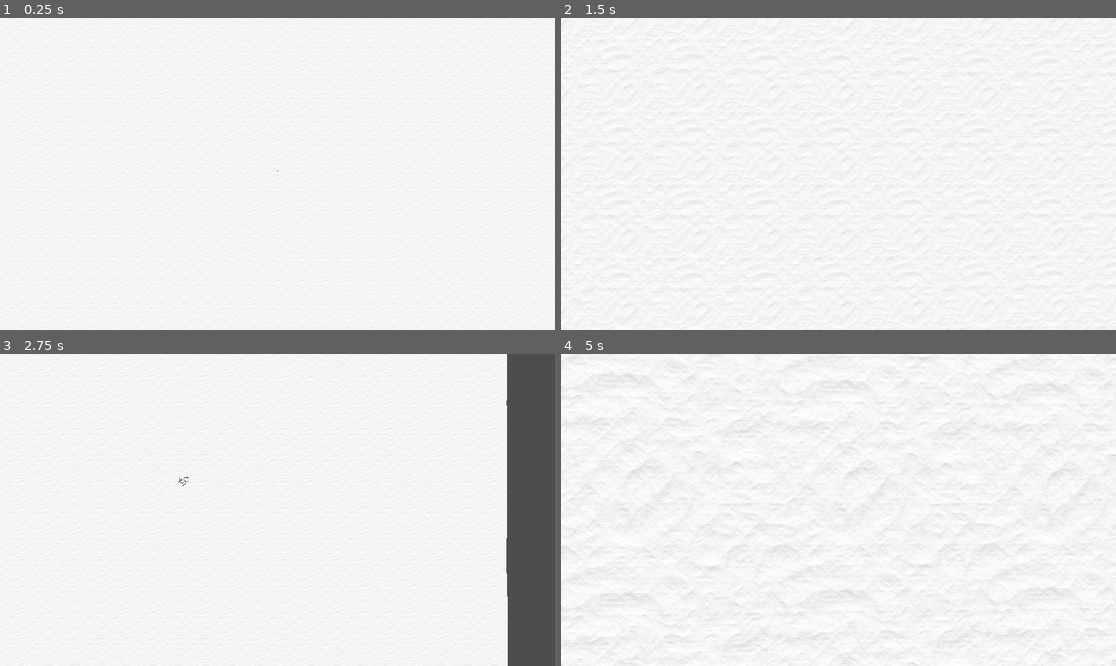
Above: before the commit, frames 1-4 (two rows, left to right).
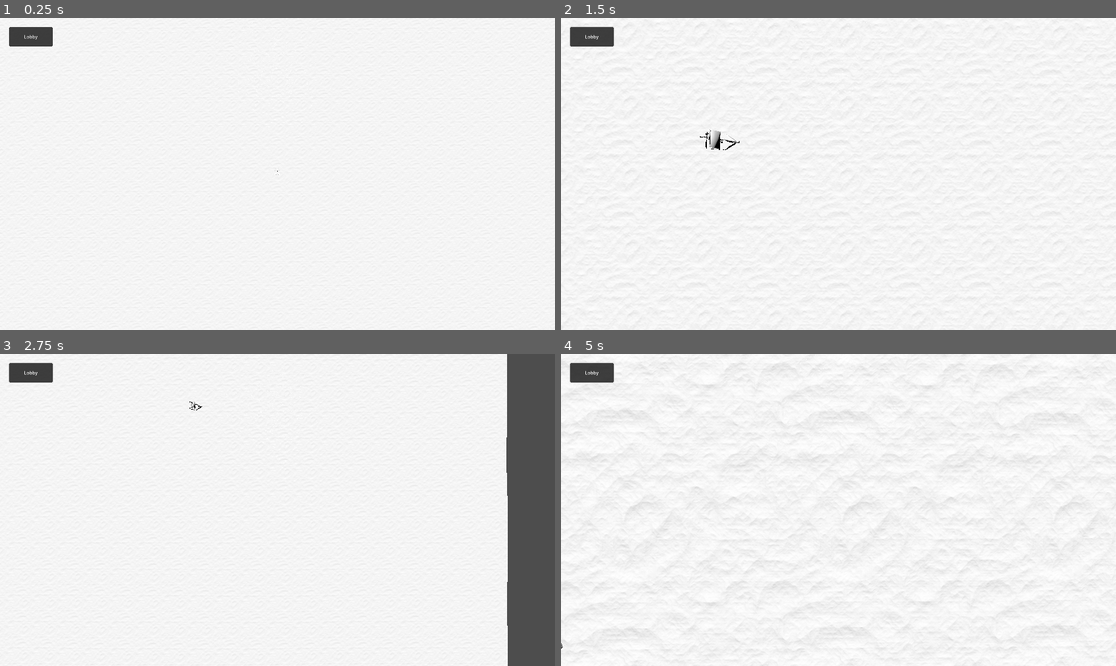
Above: after the commit, the same moments.

Repository: jakevanhalder/Pirates
Game: Godot game, scene res://scenes/Main.tscn
The game is run twice, just before and just after one commit, with the same random seed, the same clock (stepped at 60 frames per second) and the same inputs.
Inputs (mouse positions are in pixels of both pictures, inside the frame that each line leads up to):
- Up to frame 1 (0.25 s): no input
- Up to frame 2 (1.5 s): click (594, 36) at 0.5 s, where only the run after the commit has a clickable "Lobby"; tap Enter at 1.25 s; move the mouse to (960, 158) at 1.27 s; hold Right (ui_right) from 1.28 s (still down); hold Mouse wheel up (zoom_in) from 1.28 s (still down); click (960, 158) at 1.42 s
- Up to frame 3 (2.75 s): move the mouse to (166, 525) at 2.02 s; release Right (ui_right) at 2.03 s; release Mouse wheel up (zoom_in) at 2.03 s; hold Down (ui_down) from 2.03 s (still down); tap Mouse wheel down (zoom_out) at 2.1 s
- Up to frame 4 (5 s): move the mouse to (894, 441) at 2.77 s; release Down (ui_down) at 2.78 s; hold Right (ui_right) 2.78-3.53 s; hold Mouse wheel up (zoom_in) 2.78-3.53 s; move the mouse to (810, 572) at 3.52 s; hold Up (ui_up) 3.53-4.28 s; tap Mouse wheel down (zoom_out) at 3.6 s; click (810, 572) at 3.67 s; move the mouse to (1005, 556) at 4.27 s; hold Left (ui_left) from 4.28 s (still down); hold Mouse wheel up (zoom_in) from 4.28 s (still down)

The runs differ from the first frame. In frame 1, 0.5% of the frame differs, in the area x 1-10%, y 2-10%; in frame 2, 0.7%; in frame 3, 0.6%; in frame 4, 0.7%, in the area x 0-100%, y 1-100%.

Commit message:
Add lobby button.

Diff:
--- a/game/project.godot
+++ b/game/project.godot
@@ -14,6 +14,11 @@
 run/main_scene="res://scenes/Main.tscn"
 config/features=PackedStringArray("4.2", "Forward Plus")
 config/icon="res://icon.svg"
+
+[display]
+
+window/size/viewport_width=1920
+window/size/viewport_height=1080
 
 [filesystem]
 
--- a/game/scenes/Main.tscn
+++ b/game/scenes/Main.tscn
@@ -1,8 +1,9 @@
-[gd_scene load_steps=4 format=3 uid="uid://bmb84q275kof3"]
+[gd_scene load_steps=5 format=3 uid="uid://bmb84q275kof3"]
 
 [ext_resource type="PackedScene" uid="uid://obm26pf37jqd" path="res://scenes/RTSCamera.tscn" id="1_37nm4"]
 [ext_resource type="PackedScene" uid="uid://i63cnj8gkumo" path="res://scenes/WaterPlane.tscn" id="1_ikrn6"]
 [ext_resource type="PackedScene" uid="uid://m1y7lrsq4xkf" path="res://scenes/PlayerShip.tscn" id="3_416h7"]
+[ext_resource type="PackedScene" uid="uid://ccni3tahsnknh" path="res://ui/lobby/ConnectionPanel.tscn" id="4_yqfn5"]
 
 [node name="World" type="Node3D"]
 
@@ -15,3 +16,11 @@
 
 [node name="PlayerShip" parent="." instance=ExtResource("3_416h7")]
 transform = Transform3D(1, 0, 0, 0, 1, 0, 0, 0, 1, 0, 0.00944771, 0)
+
+[node name="UI" type="CanvasLayer" parent="."]
+
+[node name="LobbyButton" parent="UI" instance=ExtResource("4_yqfn5")]
+offset_left = 32.0
+offset_top = 32.0
+offset_right = 182.0
+offset_bottom = 98.0
--- a/game/shaders/Water.tres
+++ b/game/shaders/Water.tres
@@ -38,8 +38,6 @@
 shader_parameter/albedo2 = Color(0.316344, 0.169788, 0.0735193, 1)
 shader_parameter/metallic = 0.0
 shader_parameter/roughness = 0.02
-shader_parameter/bump_strength1 = 1.0
-shader_parameter/bump_strength2 = 1.0
 shader_parameter/wave_direction = Vector2(2, 0)
 shader_parameter/wave_direction2 = Vector2(0, 1)
 shader_parameter/time_scale = 0.005
--- /dev/null
+++ b/game/ui/lobby/ConnectionPanel.tscn
@@ -0,0 +1,9 @@
+[gd_scene format=3 uid="uid://ccni3tahsnknh"]
+
+[node name="ConnectionPanel" type="PanelContainer"]
+offset_right = 150.0
+offset_bottom = 66.0
+
+[node name="LobbyButton" type="Button" parent="."]
+layout_mode = 2
+text = "Lobby"
